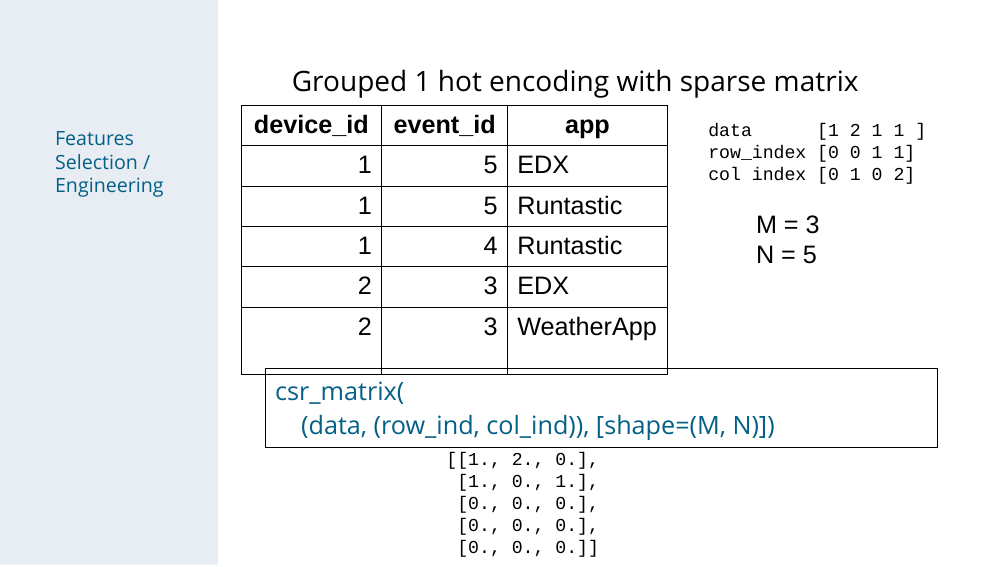
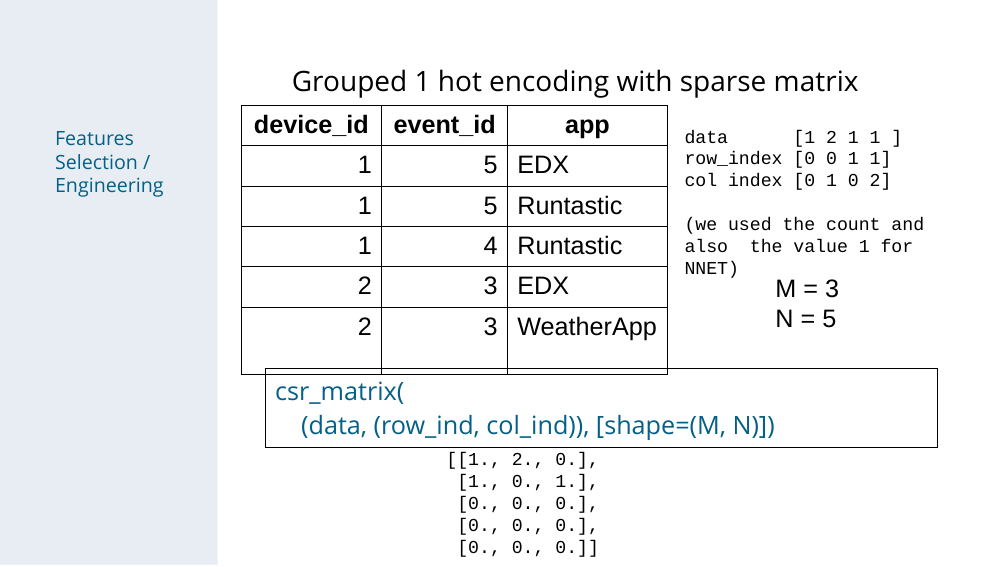
Before and after one commit to chechir/talking_data, a slide deck: slide 8 of brussels/deck_overview_detail.odp. Drawn at 1008x567 pixels with LibreOffice and Linux fonts; fonts in the diff are those of the drawing. Boxes give left, top, right and bottom in pixels: in the first picture for what was removed or moved away, otherwise in the second. Text is boxed around its words. In the diff, an @@ line names an element or a change of style, - is before the commit and + after.

```diff
--- a/brussels/deck_overview_detail.odp
+++ b/brussels/deck_overview_detail.odp
@@ text "data [1 2 1 1 ..." moved from (x1=708, y1=123, x2=916, y2=184) to (x1=685, y1=130, x2=924, y2=278) @@
@@ text at (x1=685, y1=217, x2=924, y2=278): paragraph added @@
+(we used the count and also the value 1 for NNET)
@@ text "M = 3" moved from (x1=756, y1=215, x2=820, y2=264) to (x1=775, y1=279, x2=839, y2=328) @@
```
Also in this commit, not shown: 7 other slides changed, 3 slides added, 5 slides removed, 1 other file.
